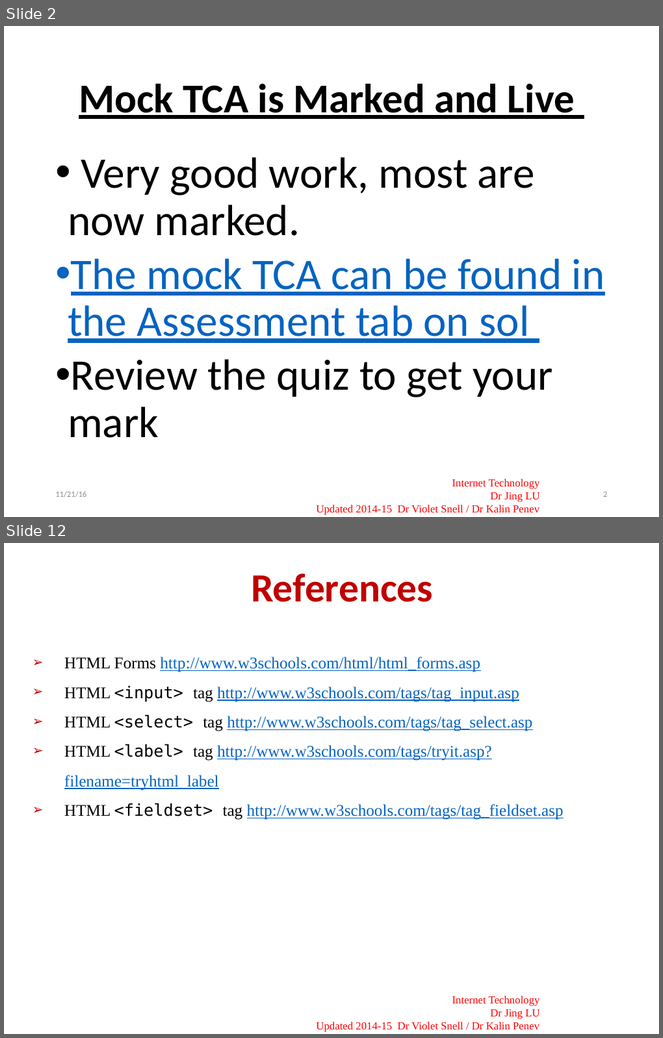
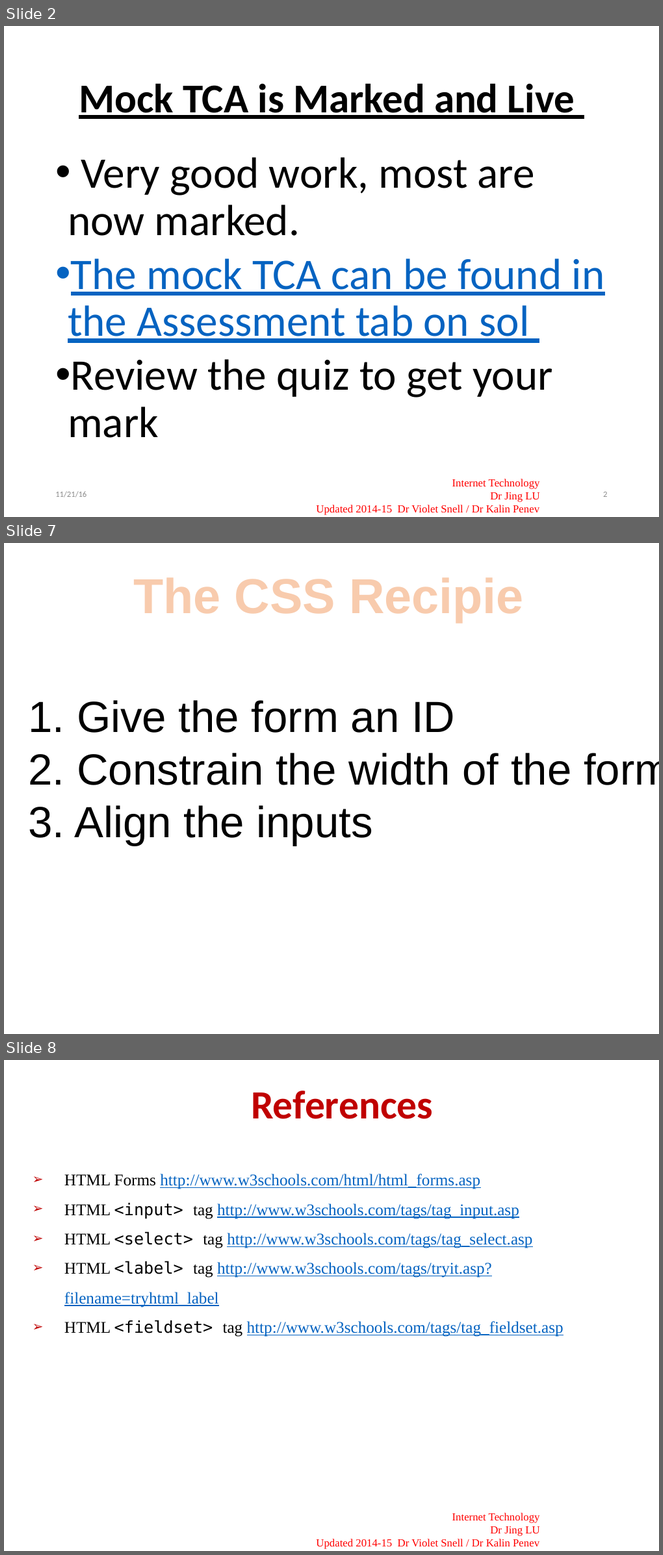
Before and after one commit to joeappleton18/cda400, a slide deck: sessions/week9/slides.pptx. Shown one above the other, each under a label of ours: slides 2 and 12 before the commit, slides 2, 7 and 8 after it; the slides between them are not shown. The pictures are 663x1038 and 663x1555 pixels, drawn with LibreOffice and Linux fonts; fonts in the diff are those of the drawing; background and template pictures are left out. Boxes give left, top, right and bottom in pixels: in the first picture for what was removed or moved away, otherwise in the second. Text is boxed around its words. In the diff, an @@ line names an element or a change of style, - is before the commit and + after.

```diff
--- a/sessions/week9/slides.pptx
+++ b/sessions/week9/slides.pptx
@@ slide 7 added at (4, 543, 659, 1034), background #FFFFFF @@
@@ text added at (134, 577, 524, 622), 54 pt, text #F8CBAD, bold @@
+The CSS Recipie
@@ text added at (75, 700, 659, 845), 48 pt, text #000000 @@
+1. Give the form an ID
+2. Constrain the width of the form
+3. Align the inputs
@@ what was slide 12 is now slide 8 @@
```
Also in this commit, not shown: 1 slide changed, 3 other slides added, 8 slides removed, 1 other file.
